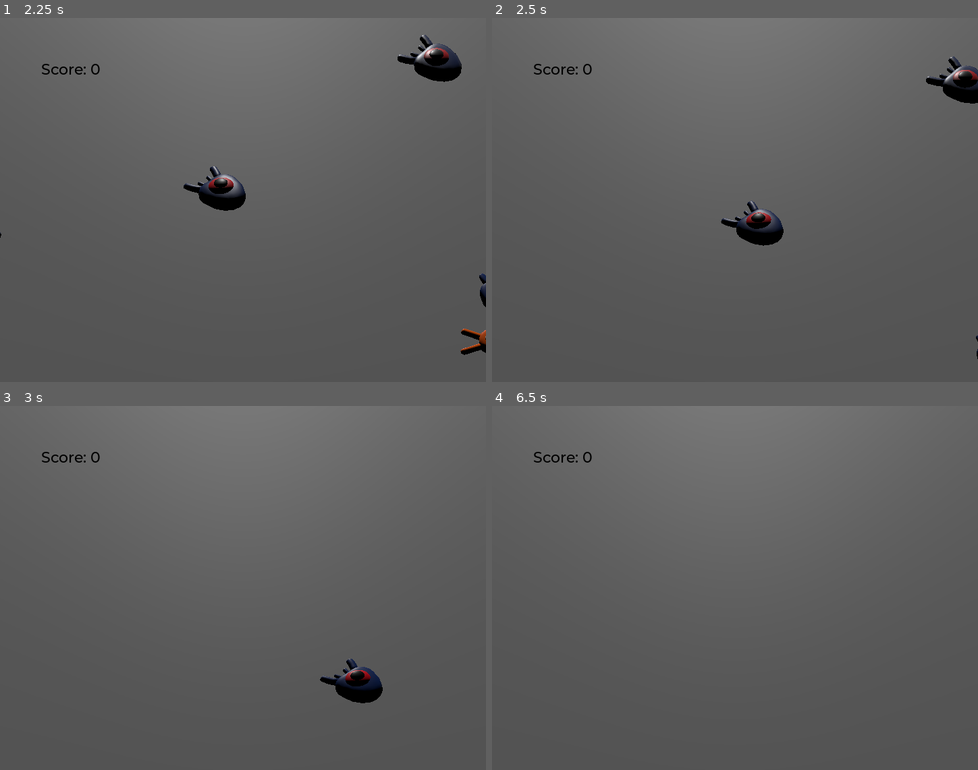
Above: before the commit, frames 1-4 (two rows, left to right).
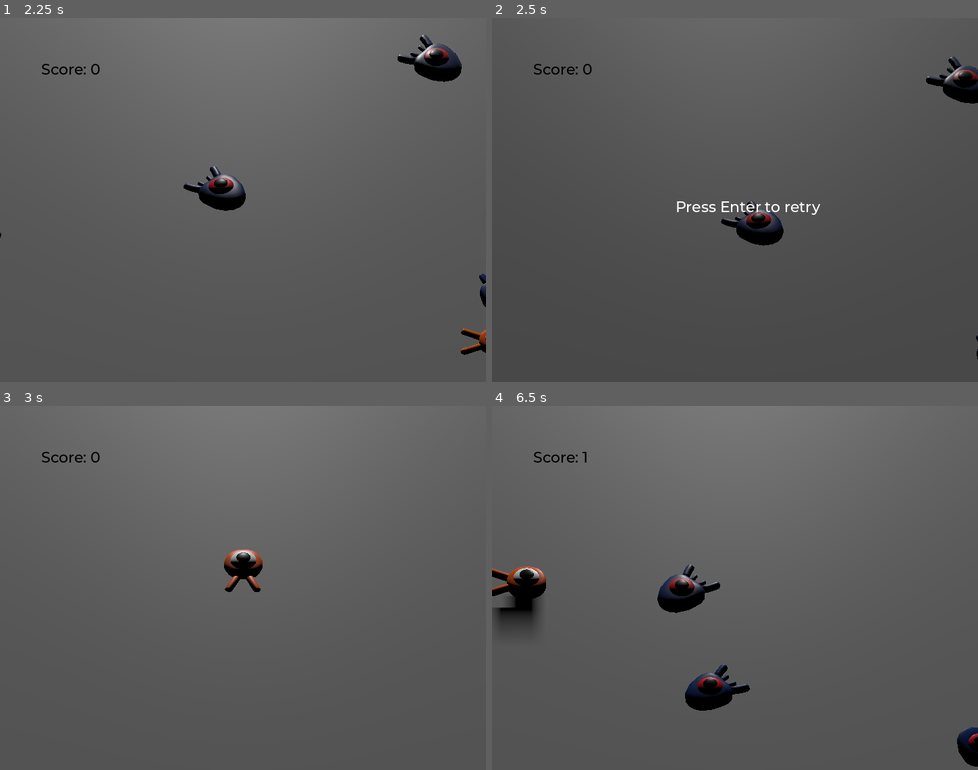
Above: after the commit, the same moments.

Repository: twolfvb/squash_the_creeps
Game: Godot game, scene res://main.tscn
The game is run twice, just before and just after one commit, with the same random seed, the same clock (stepped at 60 frames per second) and the same inputs.
Inputs:
- Up to frame 1 (2.25 s): tap Enter (ui_accept) at 0.5, 1.35 s; hold D (move_right) 0.53-1.28 s; hold Enter (ui_accept) 0.53-1.28 s; tap Space (jump) at 0.77, 1.52 s; hold S (move_back) 1.28-2.03 s; hold D (move_right) from 2.03 s (still down); hold Enter (ui_accept) from 2.03 s (still down)
- Up to frame 2 (2.5 s): keep holding D (move_right); keep holding Enter (ui_accept)
- Up to frame 3 (3 s): release D (move_right) at 2.78 s; release Enter (ui_accept) at 2.78 s; hold W (move_forward) from 2.78 s (still down); tap Enter (ui_accept) at 2.85 s
- Up to frame 4 (6.5 s): tap Space (jump) at 3.02, 3.77, 4.52, 6.02 s; release W (move_forward) at 3.53 s; hold Enter (ui_accept) 3.53-4.28 s; hold A (move_left) 3.53-5.03 s; tap Enter (ui_accept) at 4.35, 5.85 s; hold S (move_back) 5.03-5.78 s; hold Enter (ui_accept) 5.03-5.78 s; hold D (move_right) from 5.78 s (still down)

Frame 1 is identical in both runs. In frame 2, 0.3% of the frame differs, in the area x 38-97%, y 10-55%; in frame 3, 1.5%; in frame 4, 3.6%, in the area x 0-100%, y 12-100%.

Commit message:
retry screen

Diff:
--- a/main.gd
+++ b/main.gd
@@ -2,9 +2,6 @@
 
 @export var mob_scene: PackedScene
 
-# Called when the node enters the scene tree for the first time.
-func _ready():
-	pass # Replace with function body.
 
 
 # Called every frame. 'delta' is the elapsed time since the previous frame.
@@ -31,3 +28,12 @@
 
 func _on_player_hit():
 	$MobTimer.stop()
+	$UserInterface/Retry.show()
+
+func _ready():
+	$UserInterface/Retry.hide()
+
+func _unhandled_input(event):
+	if event.is_action_pressed("ui_accept") and $UserInterface/Retry.visible:
+		# This restarts the current scene.
+		get_tree().reload_current_scene()
--- a/main.tscn
+++ b/main.tscn
@@ -89,9 +89,11 @@
 
 [node name="UserInterface" type="Control" parent="."]
 layout_mode = 3
-anchors_preset = 0
-offset_right = 40.0
-offset_bottom = 40.0
+anchors_preset = 15
+anchor_right = 1.0
+anchor_bottom = 1.0
+grow_horizontal = 2
+grow_vertical = 2
 theme = SubResource("Theme_gkn2u")
 
 [node name="ScoreLabel" type="Label" parent="UserInterface"]
@@ -104,5 +106,22 @@
 text = "Score: 0"
 script = ExtResource("5_nr4nv")
 
+[node name="Retry" type="ColorRect" parent="UserInterface"]
+layout_mode = 1
+anchors_preset = 15
+anchor_right = 1.0
+anchor_bottom = 1.0
+grow_horizontal = 2
+grow_vertical = 2
+color = Color(0, 0, 0, 0.133333)
+
+[node name="Label" type="Label" parent="UserInterface/Retry"]
+layout_mode = 0
+offset_left = 272.0
+offset_top = 266.0
+offset_right = 485.0
+offset_bottom = 297.0
+text = "Press Enter to retry"
+
 [connection signal="hit" from="Player" to="." method="_on_player_hit"]
 [connection signal="timeout" from="MobTimer" to="." method="_on_mob_timer_timeout"]
